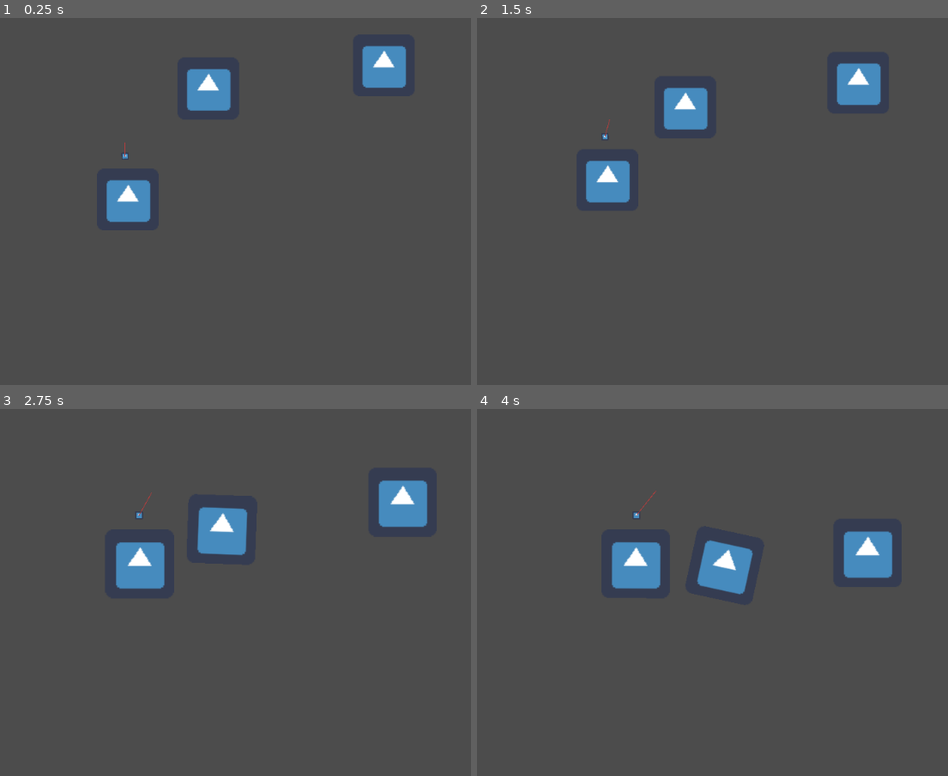
Above: before the commit, frames 1-4 (two rows, left to right).
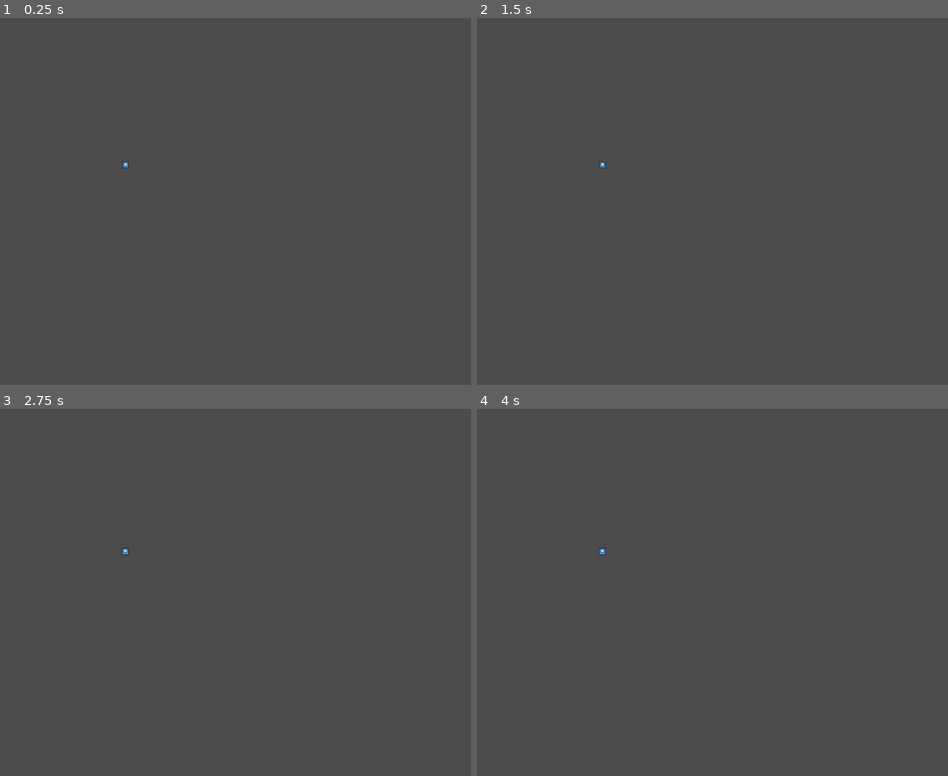
Above: after the commit, the same moments.

Repository: Pfeil/Moonshot
Game: Godot game, scene res://main.tscn
Two runs of this game, one before a commit and one after it. Both use one fixed random seed, a clock stepped at 60 frames per second and the inputs below. The engine's default icon, where the game draws it, is replaced by a stand-in: a white triangle on a blue panel in a dark square.
Inputs (mouse positions are in pixels of both pictures, inside the frame that each line leads up to):
- Up to frame 1 (0.25 s): no input
- Up to frame 2 (1.5 s): move the mouse to (754, 183) at 0.52 s; hold D (Player_RIGHT) 0.53-1.28 s; hold Mouse wheel up (Zoom_IN) 0.53-1.28 s; tap Space (Player_JUMP) at 0.77 s; move the mouse to (outside the picture) at 1.27 s; hold A (Player_LEFT) from 1.28 s (still down); tap Mouse wheel down (Zoom_OUT) at 1.35 s
- Up to frame 3 (2.75 s): tap Space (Player_JUMP) at 1.52 s; move the mouse to (197, 504) at 2.02 s; release A (Player_LEFT) at 2.03 s; hold D (Player_RIGHT) from 2.03 s (still down); hold Mouse wheel up (Zoom_IN) from 2.03 s (still down)
- Up to frame 4 (4 s): move the mouse to (571, 673) at 2.77 s; release Mouse wheel up (Zoom_IN) at 2.78 s; tap Mouse wheel down (Zoom_OUT) at 2.85 s; tap Space (Player_JUMP) at 3.02, 3.77 s; move the mouse to (811, 654) at 3.52 s; release D (Player_RIGHT) at 3.53 s; hold A (Player_LEFT) from 3.53 s (still down); hold Mouse wheel up (Zoom_IN) from 3.53 s (still down)

The runs differ from the first frame. In frame 1, 3.3% of the frame differs, in the area x 22-87%, y 7-56%; in frame 2, 3.2%; in frame 3, 4.0%; in frame 4, 4.0%, in the area x 26-89%, y 22-51%.

Commit message:
Add new Planet behaviour

Diff:
--- a/Planet.tscn
+++ b/Planet.tscn
@@ -1,6 +1,8 @@
-[gd_scene load_steps=5 format=2]
+[gd_scene load_steps=7 format=2]
 
 [ext_resource path="res://icon.png" type="Texture" id=1]
+[ext_resource path="res://Planet.gd" type="Script" id=2]
+[ext_resource path="res://tools/direction_arrow.tscn" type="PackedScene" id=3]
 
 [sub_resource type="PhysicsMaterial" id=1]
 friction = 0.1
@@ -9,33 +11,39 @@
 absorbent = true
 
 [sub_resource type="CircleShape2D" id=2]
-radius = 649.935
+radius = 13798.3
 
 [sub_resource type="CircleShape2D" id=3]
-radius = 59.9279
+radius = 32.5965
 
 [node name="Planet" type="RigidBody2D" groups=[
 "hitables",
+"planet",
 "walkables",
 ]]
 physics_material_override = SubResource( 1 )
 linear_damp = 0.0
 angular_damp = 0.0
+script = ExtResource( 2 )
+__meta__ = {
+"_edit_group_": true
+}
 
 [node name="GravityArea" type="Area2D" parent="."]
-space_override = 1
-gravity_point = true
-gravity_distance_scale = 0.02
-gravity_vec = Vector2( 0, 0 )
-linear_damp = 0.0
-angular_damp = 0.0
 
 [node name="GravityDistance" type="CollisionShape2D" parent="GravityArea"]
+visible = false
 shape = SubResource( 2 )
 
 [node name="Shape" type="CollisionShape2D" parent="."]
 shape = SubResource( 3 )
 
 [node name="Sprite" type="Sprite" parent="."]
-scale = Vector2( 1.44163, 1.44163 )
 texture = ExtResource( 1 )
+
+[node name="ImpulseArrow" parent="." instance=ExtResource( 3 )]
+width = 5.0
+default_color = Color( 1, 0, 0, 1 )
+[connection signal="body_entered" from="." to="." method="_on_Planet_body_entered"]
+[connection signal="body_entered" from="GravityArea" to="." method="_on_GravityArea_body_entered"]
+[connection signal="body_exited" from="GravityArea" to="." method="_on_GravityArea_body_exited"]
